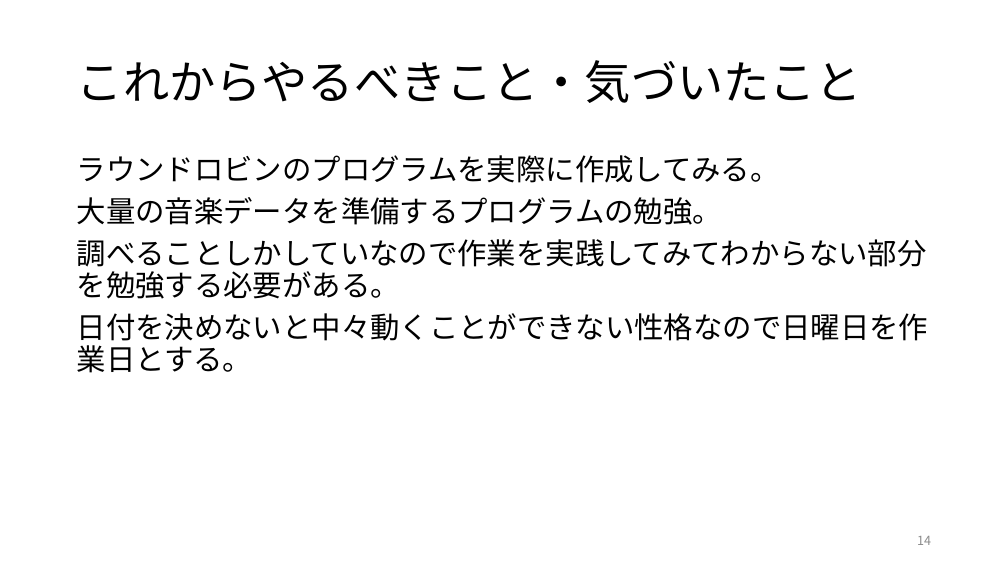
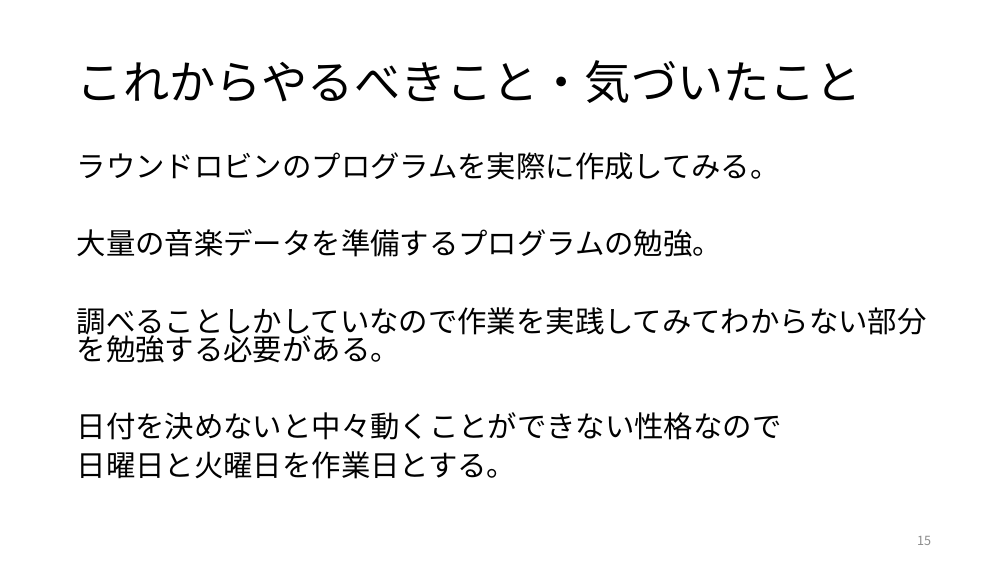
Before and after one commit to kait-takanolab/1821144-yoshii-thesis, a slide deck: slide 15 of 1821144_yoshii_sotsuken.pptx (slide 14 before the commit). Drawn at 1008x567 pixels with LibreOffice and Linux fonts; fonts in the diff are those of the drawing. Boxes give left, top, right and bottom in pixels: in the first picture for what was removed or moved away, otherwise in the second. Text is boxed around its words. In the diff, an @@ line names an element or a change of style, - is before the commit and + after.

```diff
--- a/1821144_yoshii_sotsuken.pptx
+++ b/1821144_yoshii_sotsuken.pptx
@@ text at <box>77,152,927,363</box>: line spacing 0.9 to 0.8 @@
@@ text at <box>77,412,782,479</box>: text changed @@
-日付を決めないと中々動くことができない性格なので日曜日を作業日とする。
+日付を決めないと中々動くことができない性格なので
+日曜日と火曜日を作業日とする。
@@ page number at <box>917,536,931,545</box>: text changed @@
-14
+15
```
Also in this commit, not shown: 1 slide added.
